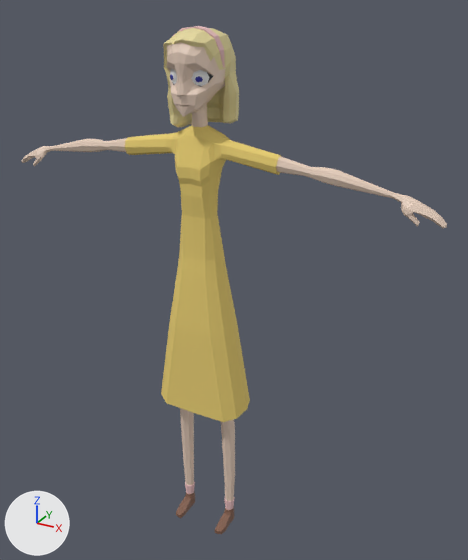
What one commit did to the FBX model Assets/Resources/Models/Players/New Models/Popular.fbx.
Rendered twice from a 50 mm camera at (3.14, -4.97, 5.62) aimed at (0.21, 0.36, 2.95). The axes (+X, +Y, +Z) are drawn at lower left. The lights are the same throughout. Where no turn or scale is listed for an object, it has been applied to the vertices.

The older version as bpy lines, for what is in view:
```python
mat_primary = principled_material('Primary')
mat_primary.base_color = (0.8, 0.612, 0.168)  # yellow #e7cd72
mat_primary.roughness = 1.0
me_cube = bpy.data.meshes.new('Cube')
me_cube.from_pydata(...)  # 1120 vertices, 1155 faces; spans x -2.27..2.27, y -0.24..0.48, z 0.0..5.38
# faces by material slot: [24, 192, 63, 96, 232, 524, 8, 16]
me_cube.materials.append(mat_material)  # white #e7e7e7
me_cube.materials.append(mat_primary)  # yellow #e7cd72
me_cube.materials.append(mat_accent)  # pink #e7bebf
me_cube.materials.append(mat_tertiary)  # brown #825d4a
me_cube.materials.append(mat_hair)  # beige #e7da9e
me_cube.materials.append(mat_skin)  # beige #e7cfbd
me_cube.materials.append(mat_makeup)  # black #191919
me_cube.materials.append(mat_eyes)  # blue #323496
ob_body = bpy.data.objects.new('Body', me_cube)
ob_body.location = (0.0, 0.0, 0.0)
```
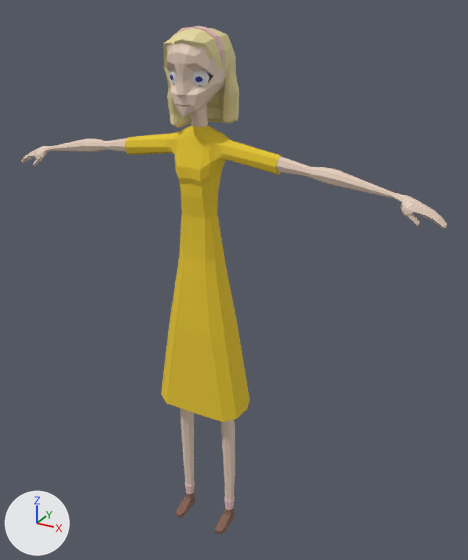
Pixel boxes (x1, y1, x2, y2) of what changed, in the pictures (468 x 560 px):
'Body', recoloured
    both: (122, 123, 283, 425)

The change, as a list of edits to the scene's bpy script:
```text
Change mat_primary:
    mat_primary.base_color: (0.8, 0.612, 0.168) -> (0.8, 0.568, 0.0285)  # yellow #e7cd72 -> yellow #e7c72f
```
